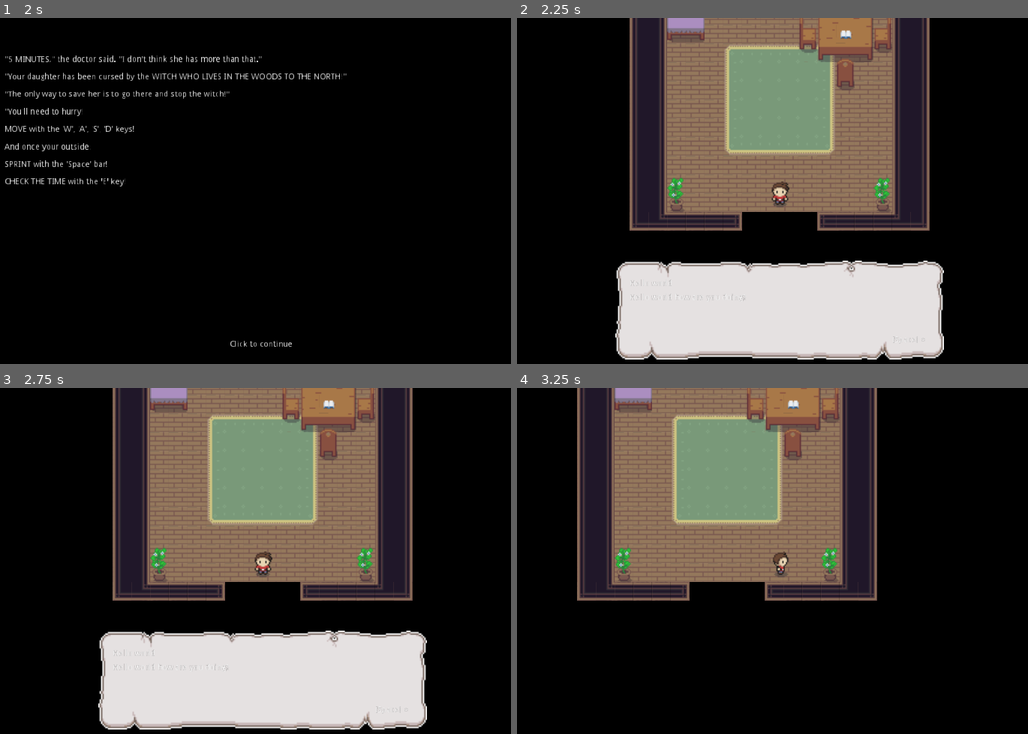
Above: before the commit, frames 1-4 (two rows, left to right).
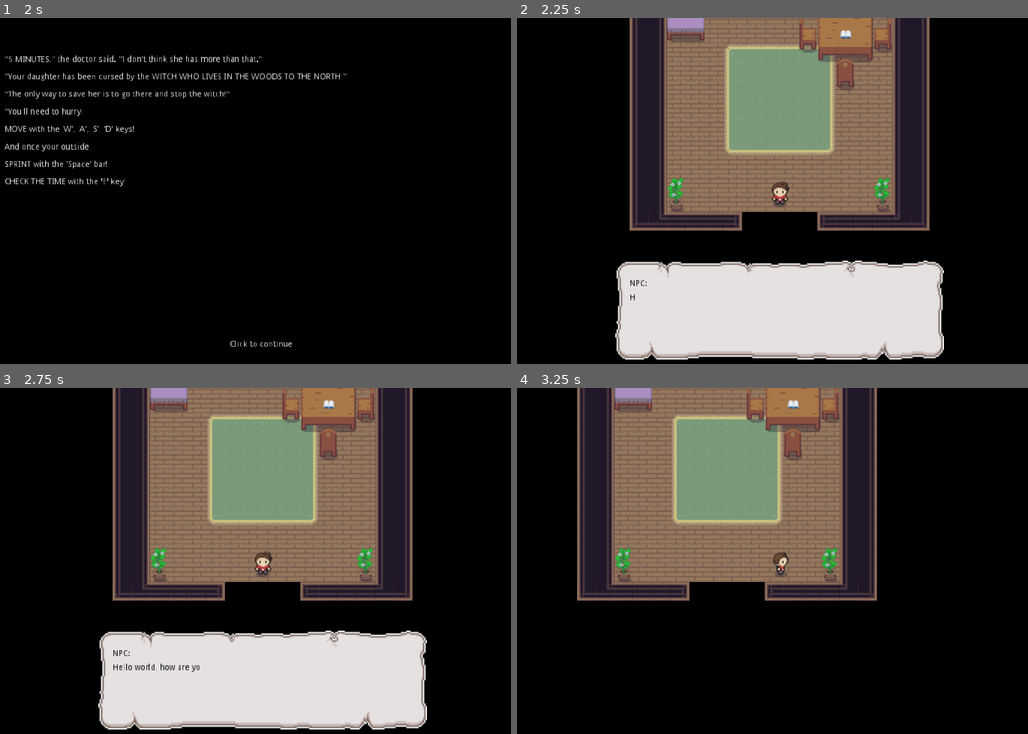
Above: after the commit, the same moments.

Repository: HaywardMorihara/2021AprGameJam
Game: Godot game, scene res://menu/MainMenu.tscn
The game is run twice, just before and just after one commit, with the same random seed, the same clock (stepped at 60 frames per second) and the same inputs.
Inputs (mouse positions are in pixels of both pictures, inside the frame that each line leads up to):
- Up to frame 1 (2 s): click "Start" at 0.5 s; tap Enter at 1.25 s; move the mouse to (393, 177) at 1.27 s; hold D (right) from 1.28 s (still down); tap E (check_watch) at 1.35 s
- Up to frame 2 (2.25 s): tap Enter at 2 s; move the mouse to (660, 211) at 2.02 s; release D (right) at 2.03 s; hold S (down) from 2.03 s (still down); click (660, 211) at 2.1 s
- Up to frame 3 (2.75 s): keep holding S (down)
- Up to frame 4 (3.25 s): move the mouse to (838, 484) at 2.77 s; release S (down) at 2.78 s; hold D (right) from 2.78 s (still down); hold Space (sprint) from 2.78 s (still down)

Frame 1 is identical in both runs. In frame 2, less than 0.1% of the frame differs, in the area x 22-79%, y 75-94%; in frame 3, 0.2%; in frame 4, nothing differs.

Commit message:
Animate Dialogue

Diff:
--- a/player/DialoguePopup.gd
+++ b/player/DialoguePopup.gd
@@ -1,8 +1,12 @@
 extends Popup
+
+func _ready()->void:
+	$ProceedLabel.visible = false
 
 func popup(bounds: Rect2 = Rect2( 0, 0, 0, 0 ))->void:
 	.popup(bounds)
 	get_tree().paused = true
+	$AnimationPlayer.play("ShowDialogue")
 
 func _input(event)->void:
 	if event is InputEventKey:
--- a/player/Player.tscn
+++ b/player/Player.tscn
@@ -14,6 +14,33 @@
 [sub_resource type="AnimatedTexture" id=2]
 flags = 4
 frame_0/texture = ExtResource( 2 )
+
+[sub_resource type="Animation" id=21]
+resource_name = "ShowDialogue"
+tracks/0/type = "value"
+tracks/0/path = NodePath("DialogueLabel:percent_visible")
+tracks/0/interp = 1
+tracks/0/loop_wrap = true
+tracks/0/imported = false
+tracks/0/enabled = true
+tracks/0/keys = {
+"times": PoolRealArray( 0.1, 0.8 ),
+"transitions": PoolRealArray( 1, 1 ),
+"update": 0,
+"values": [ 0.0, 1.0 ]
+}
+tracks/1/type = "value"
+tracks/1/path = NodePath("ProceedLabel:visible")
+tracks/1/interp = 1
+tracks/1/loop_wrap = true
+tracks/1/imported = false
+tracks/1/enabled = true
+tracks/1/keys = {
+"times": PoolRealArray( 0.8 ),
+"transitions": PoolRealArray( 1 ),
+"update": 1,
+"values": [ true ]
+}
 
 [sub_resource type="AtlasTexture" id=3]
 flags = 4
@@ -194,7 +221,8 @@
 margin_top = 32.0
 margin_right = 138.0
 margin_bottom = 52.0
-text = "Hello world"
+custom_colors/default_color = Color( 0, 0, 0, 1 )
+text = "NPC:"
 __meta__ = {
 "_edit_use_anchors_": false
 }
@@ -204,7 +232,10 @@
 margin_top = 56.0
 margin_right = 536.0
 margin_bottom = 120.0
-text = "Hello world how are you doing?"
+custom_colors/default_color = Color( 0, 0, 0, 1 )
+visible_characters = 1
+percent_visible = 0.0544315
+text = "Hello world, how are you doing?"
 
 [node name="ProceedLabel" type="RichTextLabel" parent="PlayerCanvasLayer/DialoguePopup"]
 anchor_left = 1.0
@@ -215,7 +246,11 @@
 margin_top = -40.0
 margin_right = -16.0
 margin_bottom = -24.0
+custom_colors/default_color = Color( 0, 0, 0, 1 )
 text = "[Space] >"
+
+[node name="AnimationPlayer" type="AnimationPlayer" parent="PlayerCanvasLayer/DialoguePopup"]
+anims/ShowDialogue = SubResource( 21 )
 
 [node name="StillnessTimer" type="Timer" parent="."]
 wait_time = 10.0
Not shown: 1 places in player/Player.tscn that only renumber resources
